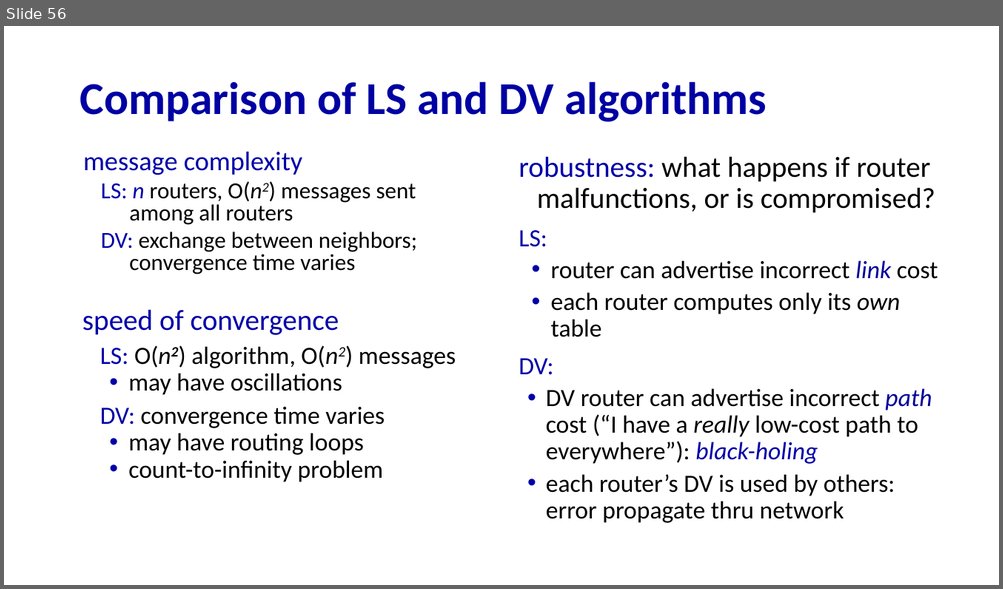
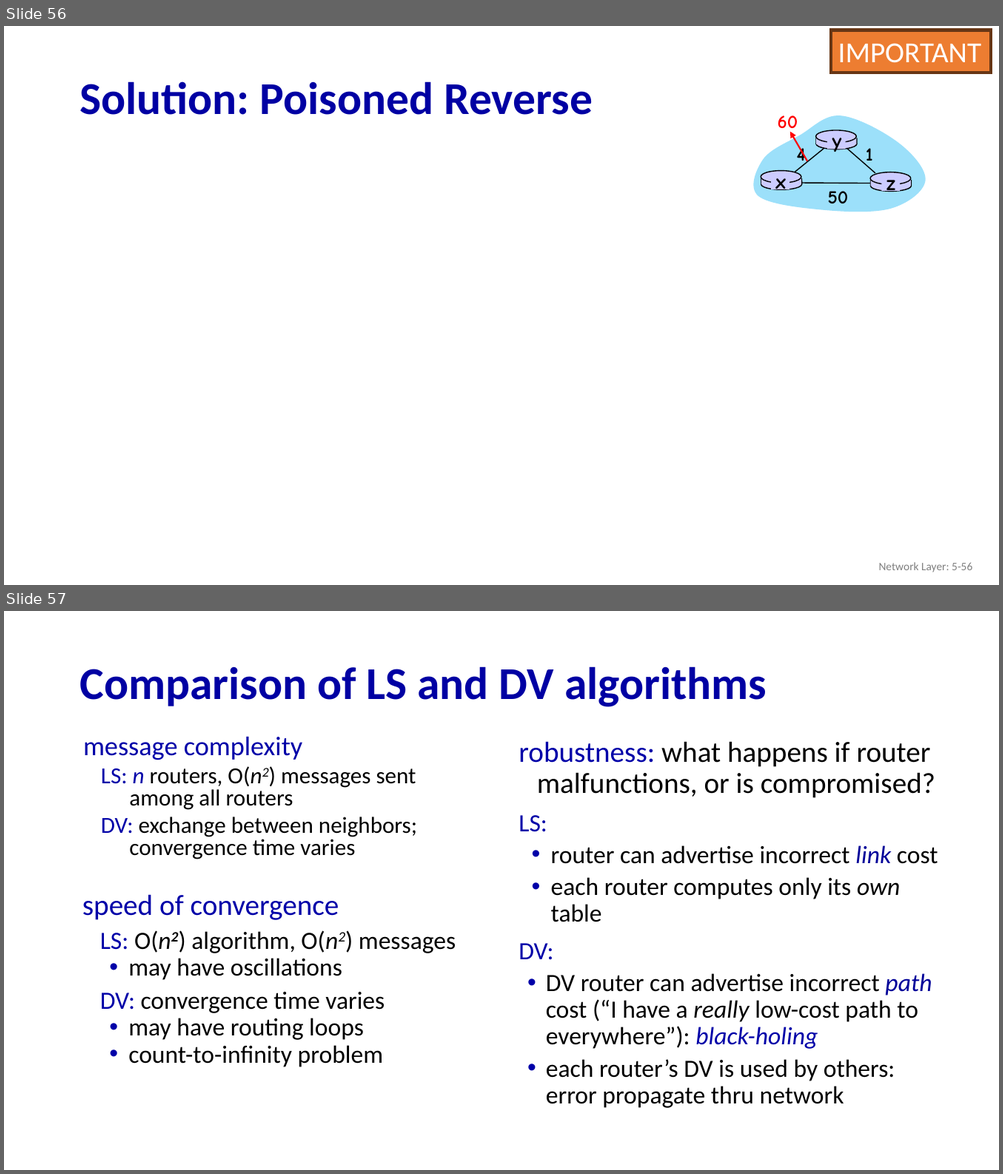
Before and after one commit to guhofstra/CSC175, a slide deck: PPTs/5.1 5.2 Control Plan Routing Protocols.pptx. Shown one above the other, each under a label of ours: slide 56 before the commit, slides 56 and 57 after it. The pictures are 1003x589 and 1003x1174 pixels, drawn with LibreOffice and Linux fonts; fonts in the diff are those of the drawing; grey boxes stand for pictures. Boxes give left, top, right and bottom in pixels: in the first picture for what was removed or moved away, otherwise in the second. Text is boxed around its words. In the diff, an @@ line names an element or a change of style, - is before the commit and + after.

```diff
--- a/PPTs/5.1 5.2 Control Plan Routing Protocols.pptx
+++ b/PPTs/5.1 5.2 Control Plan Routing Protocols.pptx
@@ slide 56 added at bbox=[4, 26, 999, 585], background #FFFFFF @@
@@ rectangle added at bbox=[831, 30, 990, 73], fill #ED7D31, outline #683715 3 pt, 28 pt, text #FFFFFF @@
+IMPORTANT
@@ title added at bbox=[79, 82, 592, 115], 44 pt, text #0000A3, bold @@
+Solution: Poisoned Reverse
@@ group added at bbox=[748, 115, 926, 214]: 7 texts, 6 ellipses, 6 lines, 6 rectangles, 4 freeform shapes, 1 arrow @@
+x
+z
+1
+4
+50
+y
+60
@@ text added at bbox=[879, 562, 972, 573], 11 pt, text #808080 @@
+Network Layer: 5-56
@@ what was slide 56 is now slide 57 @@
```
Also in this commit, not shown: 24 slides changed, 1 other file.
